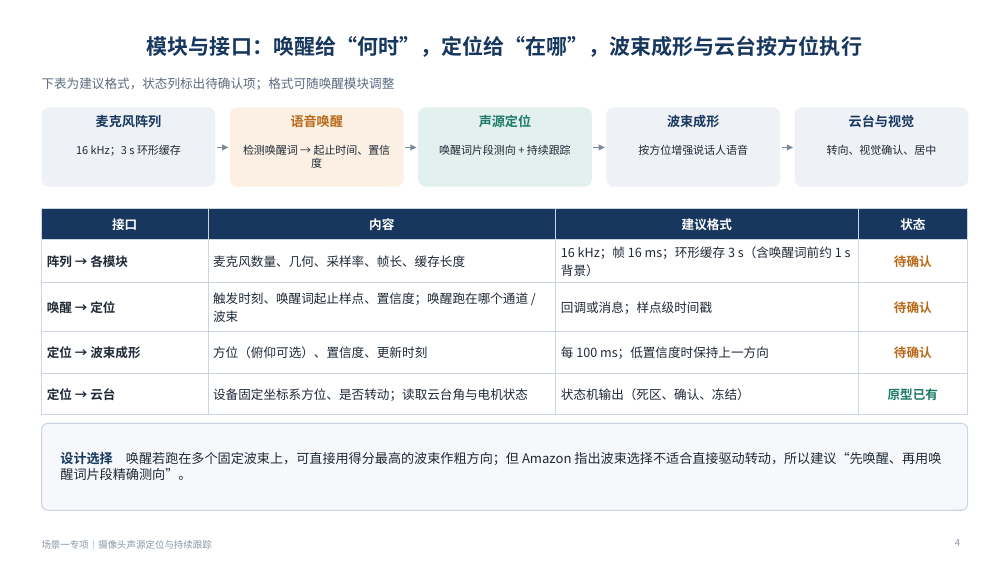
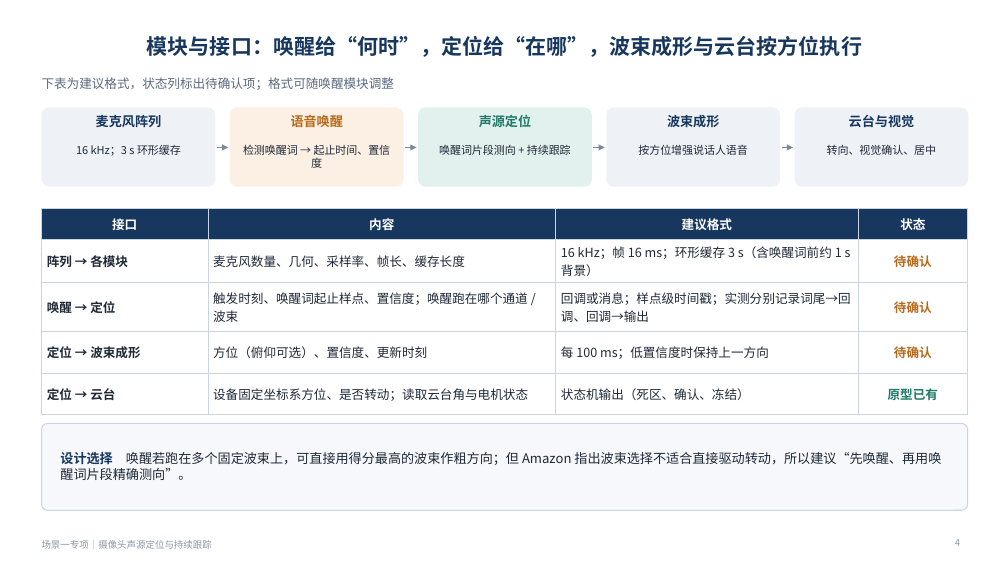
Before and after one commit to ZeroFoxxi/ssl-scene1, a slide deck: slide 4 of 场景一专项_摄像头声源定位与跟踪_方案选型与数据集.pptx. Drawn at 1008x567 pixels with LibreOffice and Linux fonts; fonts in the diff are those of the drawing. Boxes give left, top, right and bottom in pixels: in the first picture for what was removed or moved away, otherwise in the second. Text is boxed around its words. In the diff, an @@ line names an element or a change of style, - is before the commit and + after.

```diff
--- a/场景一专项_摄像头声源定位与跟踪_方案选型与数据集.pptx
+++ b/场景一专项_摄像头声源定位与跟踪_方案选型与数据集.pptx
@@ table at (x1=42, y1=208, x2=968, y2=405) @@
-row 3, column 3: 回调或消息；样点级时间戳
+row 3, column 3: 回调或消息；样点级时间戳；实测分别记录词尾→回调、回调→输出
```
Also in this commit, not shown: 7 other slides changed, 5 other files.
